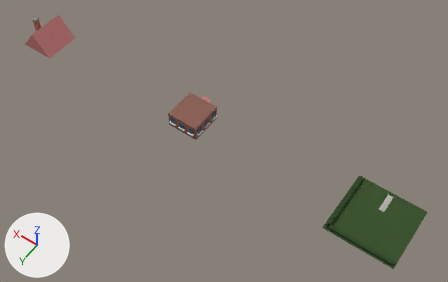
The Blender file objects/VanillaReplacements/Building/BLDHOUS9/OG_BLDHOUS9.blend, before and after one commit.
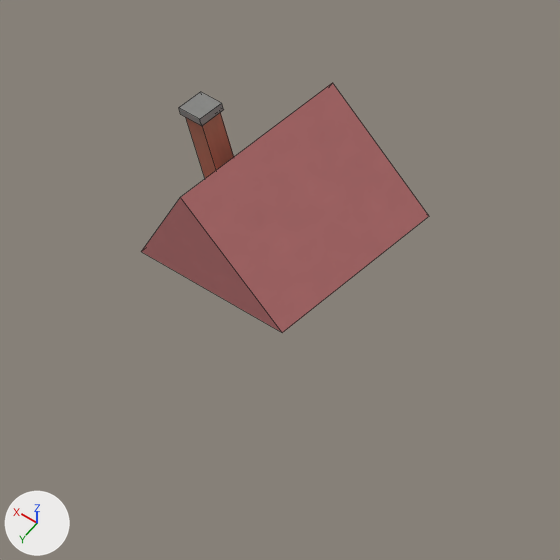
The first picture shows the older version from a 50 mm lens placed at (-8.6, 47.5, 73.3), pointed at (24.8, 0.7, -0.4). The close-ups show the older and then the newer version on the part from 0% to 22% of the width and 0% to 35% of the height of that picture. Only the edits that show in the close-ups are written down. Every picture has the same lights, and +X, +Y and +Z are marked at lower left. The close-ups show mesh edges as thin lines.
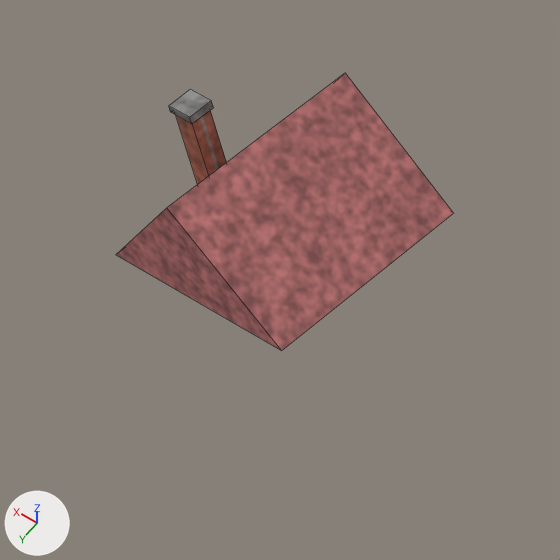
Where the newer file only moved an object's origin or applied its transform, the numbers keep the older frame.

Changed parts and their boxes [x1, y1, x2, y2] in the close-ups (560 x 560 px):
'roof', rescaled (17% wider, 11% taller): before [141, 83, 429, 333]; after [116, 73, 453, 350]
'Cube.029', surface changed, moved: before [186, 112, 234, 178]; after [176, 111, 226, 184]
'Cube.030', surface changed, moved: before [179, 92, 224, 126]; after [169, 89, 213, 124]

What changed in the scene script:
```text
Change mat_company_color_1_company:
    remove # nodes: BsdfPrincipled, MixRGB, OutputMaterial, TexNoise, ValToRGB
    remove # colours: pink #cb7c7c, light grey #cbcbcb, white #ffffff
    nodes: BsdfPrincipled, MixRGB x3, OutputMaterial, TexCoord, TexNoise x3, ValToRGB x3
    colours: pink #cb7c7c, light grey #cbcbcb, white #ffffff, light grey #c8c8c8, white #e9e9e9
Change mat_brick_brick:
    remove # nodes: BsdfPrincipled, MixRGB, OutputMaterial, TexNoise, ValToRGB
    remove # colours: brown #ad6f59, light grey #cbcbcb, white #ffffff
    nodes: BsdfPrincipled, MixRGB x2, OutputMaterial, TexBrick, TexCoord x2, TexNoise x2, ValToRGB x2
    colours: brown #ad6f59, brown #9b634f, grey #959089, light grey #c8c8c8, white #ffffff, white #e9e9e9
Change mat_darkstone_darkstone:
    remove # nodes: BsdfPrincipled, MixRGB, OutputMaterial, TexNoise, ValToRGB
    remove # colours: grey #8b8b89, light grey #cbcbcb, white #ffffff
    nodes: BsdfPrincipled, MixRGB x3, OutputMaterial, TexCoord, TexNoise x3, ValToRGB x3
    colours: grey #8b8b89, light grey #cbcbcb, white #ffffff, light grey #c8c8c8, white #e9e9e9
Change me_roof:
    used by ob_roof; parent = ob_part2; location = (0.0, 0.0, 0.0)
    remove me_roof.from_pydata(...)  # 6 vertices, 5 faces; spans x -2.97..2.97, y -2.56..3.58, z 0.0..3.73
    add me_roof.from_pydata(...)  # 6 vertices, 5 faces; spans x -3.48..3.48, y -3.09..4.11, z 0.0..3.73
    me_roof part 1: the whole mesh is scaled about its middle by (1.17, 1.17, 1)
Change ob_cube_029:
    ob_cube_029.location: (1.535, 1.044, 2.801) -> (1.843, 1.151, 2.801)
Change ob_cube_030:
    ob_cube_030.location: (1.535, 1.044, 4.486) -> (1.843, 1.151, 4.486)
```
